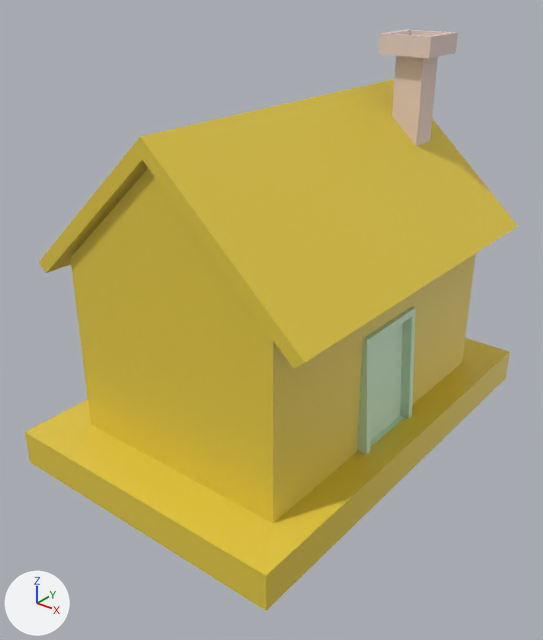
The glTF model 2.0/glTF-Sample-Models/HouseNew.glb, before and after one commit.
One viewpoint serves both versions: a 50 mm camera at (5.88, -10.22, 5.96) aimed at (-1.28, -1.26, 0.41). The axes (+X, +Y, +Z) are drawn at lower left. The lights are the same throughout. Where no turn or scale is listed for an object, it has been applied to the vertices.

Script lines for the objects in view, before the commit:
```python
mat_material = principled_material('Material')
mat_material.base_color = (0.8, 0.606, 0.0562)  # yellow #e7cc43
me_cube = bpy.data.meshes.new('Cube')
me_cube.from_pydata(...)  # 42 vertices, 62 faces; spans x -3.93..1.27, y -4.56..3.24, z -0.63..4.76
me_cube.materials.append(mat_material)  # yellow #e7cc43
me_cube_001 = bpy.data.meshes.new('Cube.001')
me_cube_001.from_pydata(...)  # 20 vertices, 36 faces; spans x -4.06..1.19, y -3.95..2.52, z 2.94..5.42
me_cube_001.materials.append(mat_material)  # yellow #e7cc43
me_cube_003 = bpy.data.meshes.new('Cube.003')
me_cube_003.from_pydata(...)  # 16 vertices, 22 faces; spans x -0.22..0.17, y -0.72..0.8, z -1.12..0.97
me_cube_003.materials.append(mat_material_002)  # white #c9e7c5
ob_cube = bpy.data.objects.new('Cube', me_cube)
ob_cube.location = (0.0, 0.0, -1.22)
ob_door = bpy.data.objects.new('Door', me_cube_003)
ob_door.location = (0.68, -0.79, -0.17)
ob_roof = bpy.data.objects.new('Roof', me_cube_001)
ob_roof.location = (0.07, 0.15, -1.51)
# also in view: 'Chimney' at (-0.58, 1.8, 3.47)
```
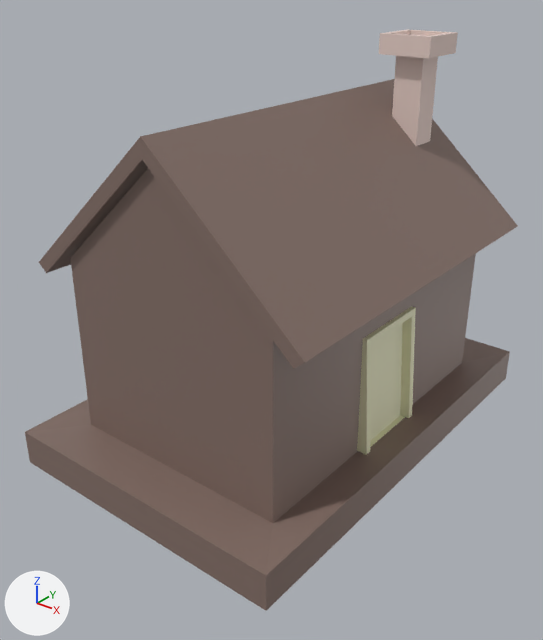
Diff of the bpy script that builds the scene:
```diff
--- a/2.0/glTF-Sample-Models/HouseNew.glb.py
+++ b/2.0/glTF-Sample-Models/HouseNew.glb.py
@@ mat_material @@
 mat_material = principled_material('Material')
-mat_material.base_color = (0.8, 0.606, 0.0562)  # yellow #e7cc43
+mat_material.base_color = (0.235, 0.162, 0.138)  # brown #857068
```

Pixel boxes [x1, y1, x2, y2] of what changed, in the pictures (543 x 640 px):
'Cube', recoloured (yellow to brown): [25, 169, 510, 611] in both
'Roof', recoloured (yellow to brown): [39, 79, 518, 369] in both
